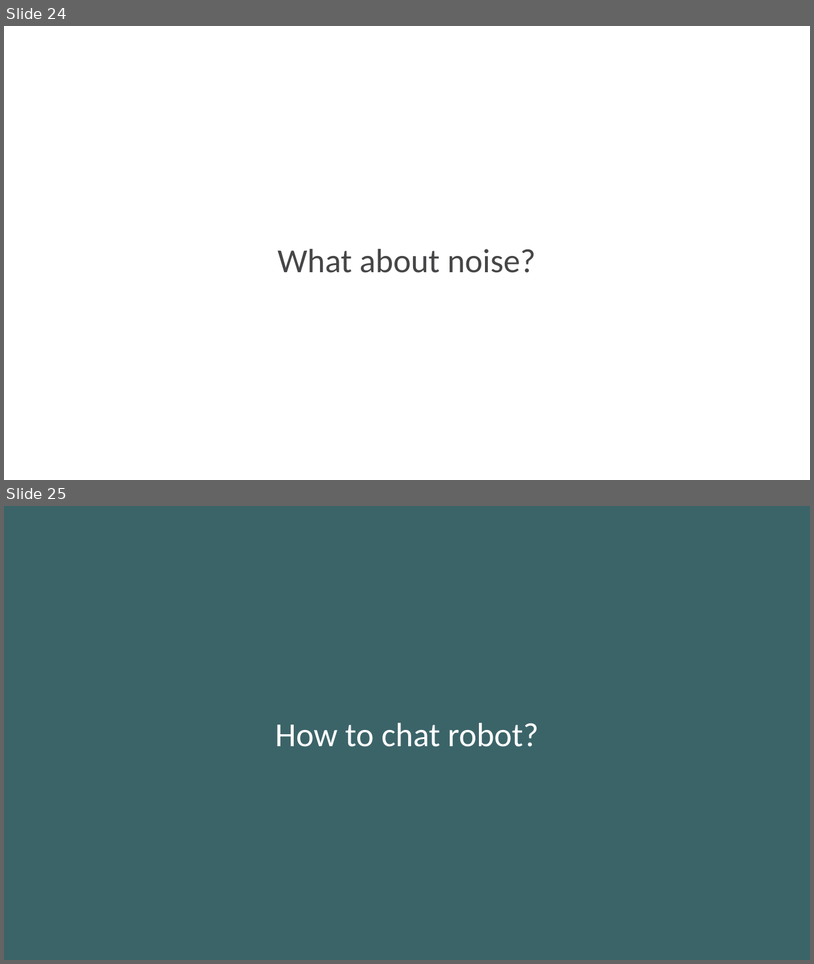
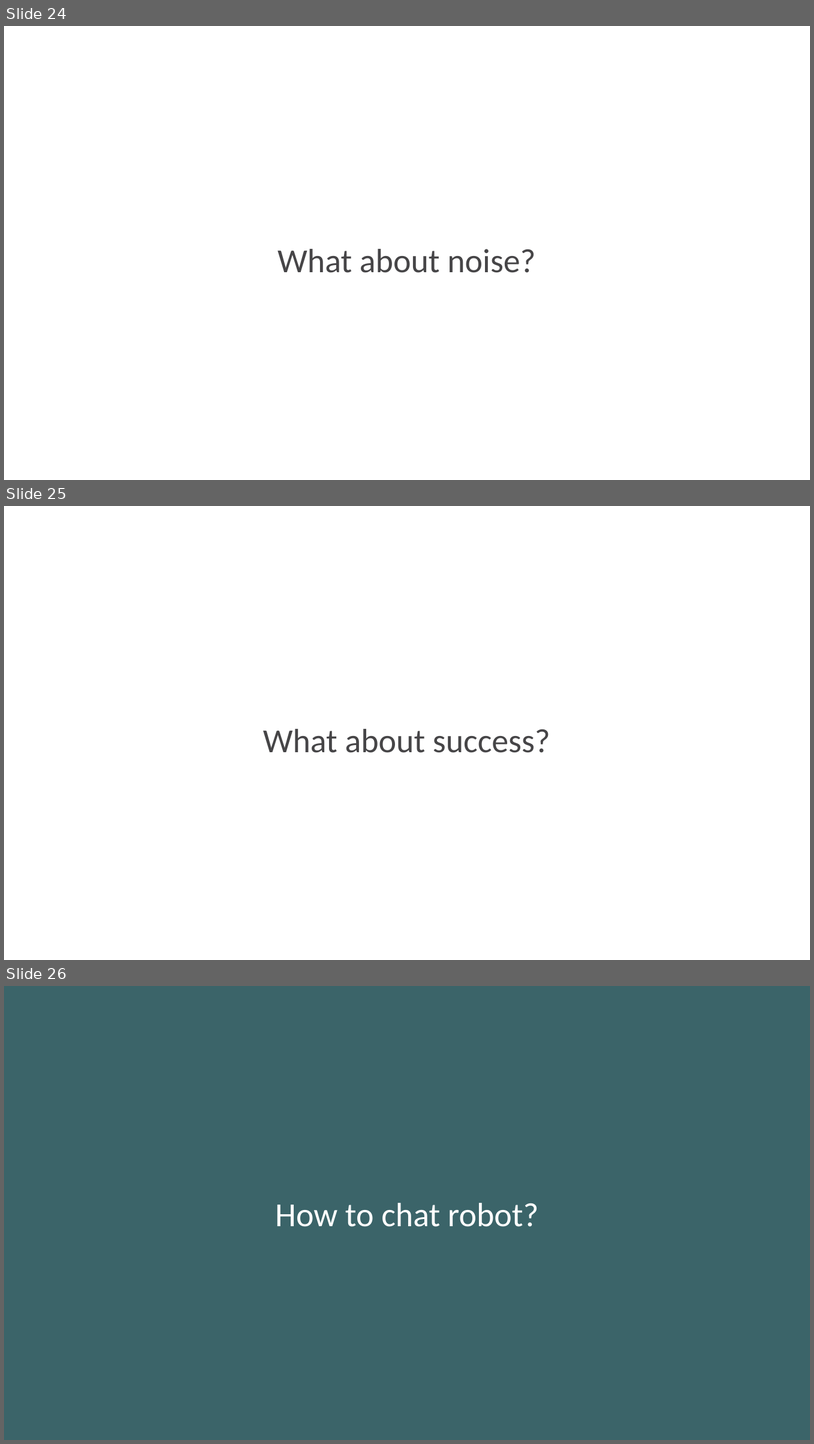
Before and after one commit to SneakyPeet/jsinsabot, a slide deck: jsinsa ChatopsV10.pptx. Shown one above the other, each under a label of ours: slides 24 and 25 before the commit, slides 24, 25 and 26 after it. The pictures are 814x964 and 814x1444 pixels, drawn with LibreOffice and Linux fonts; fonts in the diff are those of the drawing. Boxes give left, top, right and bottom in pixels: in the first picture for what was removed or moved away, otherwise in the second. Text is boxed around its words. In the diff, an @@ line names an element or a change of style, - is before the commit and + after.

```diff
--- a/jsinsa ChatopsV10.pptx
+++ b/jsinsa ChatopsV10.pptx
@@ slide 25 added at (x1=4, y1=506, x2=810, y2=960), background #FFFFFF @@
@@ text added at (x1=263, y1=729, x2=551, y2=753), 40 pt, text #464547 @@
+What about success?
@@ what was slide 25 is now slide 26 @@
```
Also in this commit, not shown: 2 slides changed, 3 other slides added, 6 slides removed.
